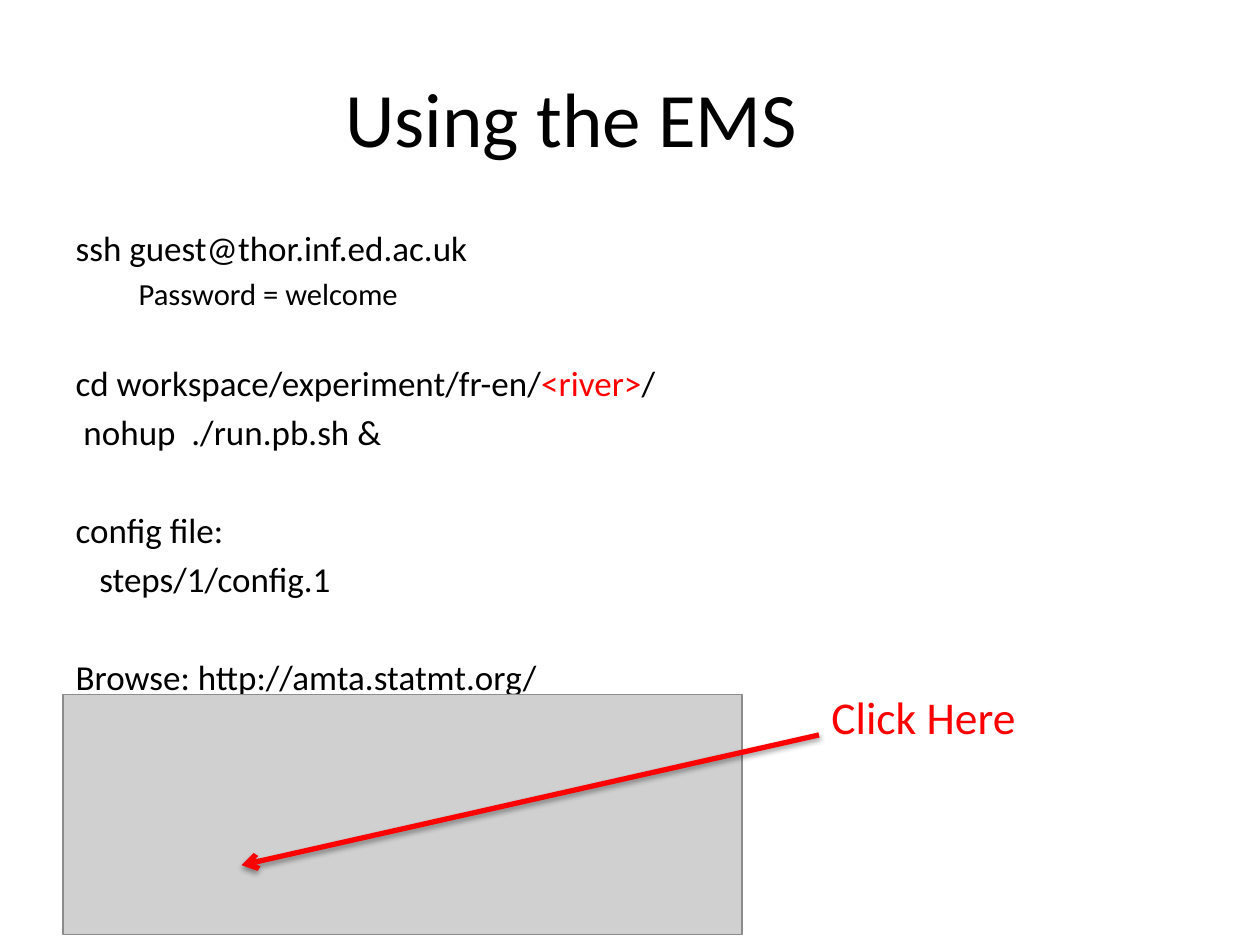
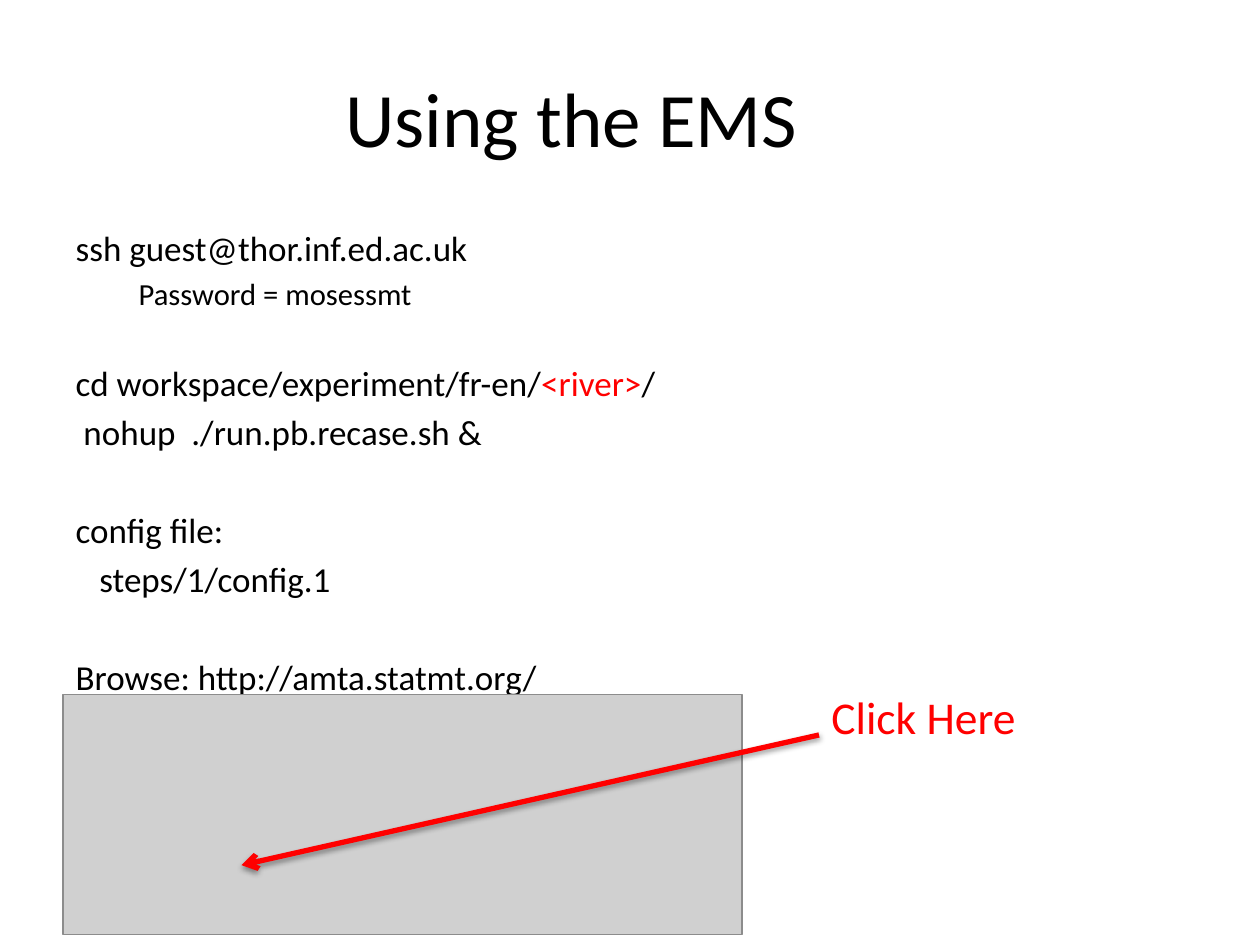
Before and after one commit to hieuhoang/papers, a slide deck: slide 4 of mtsummit.2013/hands-on.pptx. Drawn at 1260x945 pixels with LibreOffice and Linux fonts; fonts in the diff are those of the drawing; grey boxes stand for pictures; background and template pictures are left out. Boxes give left, top, right and bottom in pixels: in the first picture for what was removed or moved away, otherwise in the second. Text is boxed around its words. In the diff, an @@ line names an element or a change of style, - is before the commit and + after.

```diff
--- a/mtsummit.2013/hands-on.pptx
+++ b/mtsummit.2013/hands-on.pptx
@@ text at (x1=139, y1=283, x2=411, y2=306): text changed @@
-  Password = welcome
+  Password = mosessmt
@@ text at (x1=83, y1=420, x2=449, y2=451): text changed @@
-nohup ./run.pb.sh &
+nohup ./run.pb.recase.sh &
```
Also in this commit, not shown: 2 other slides changed, 2 other files.
